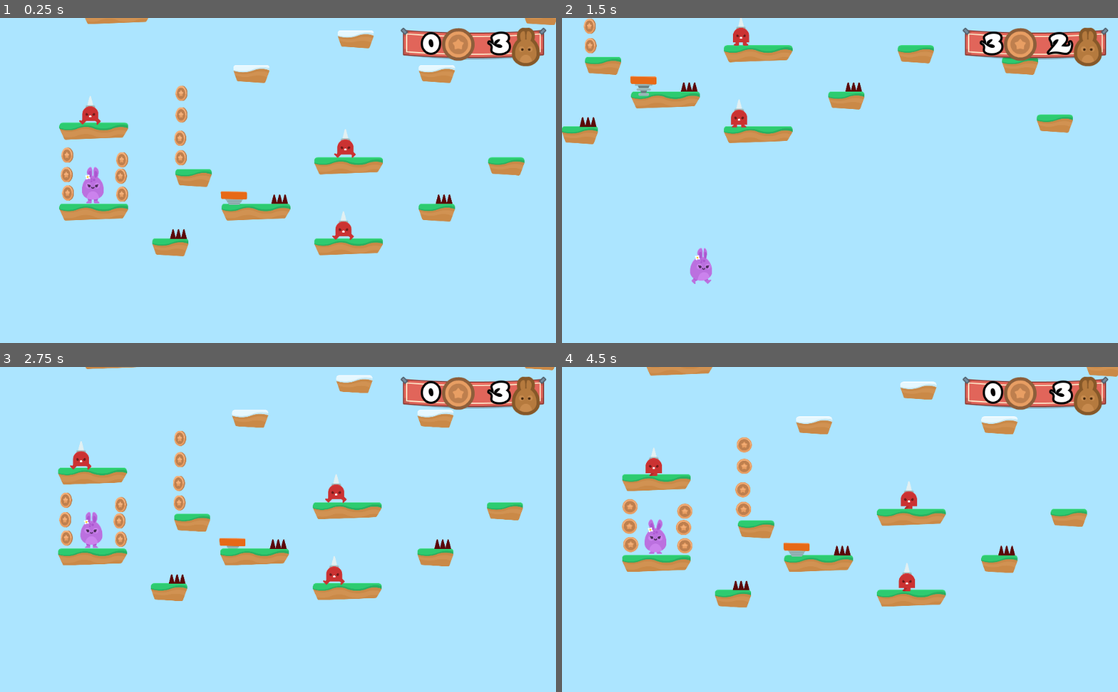
Above: before the commit, frames 1-4 (two rows, left to right).
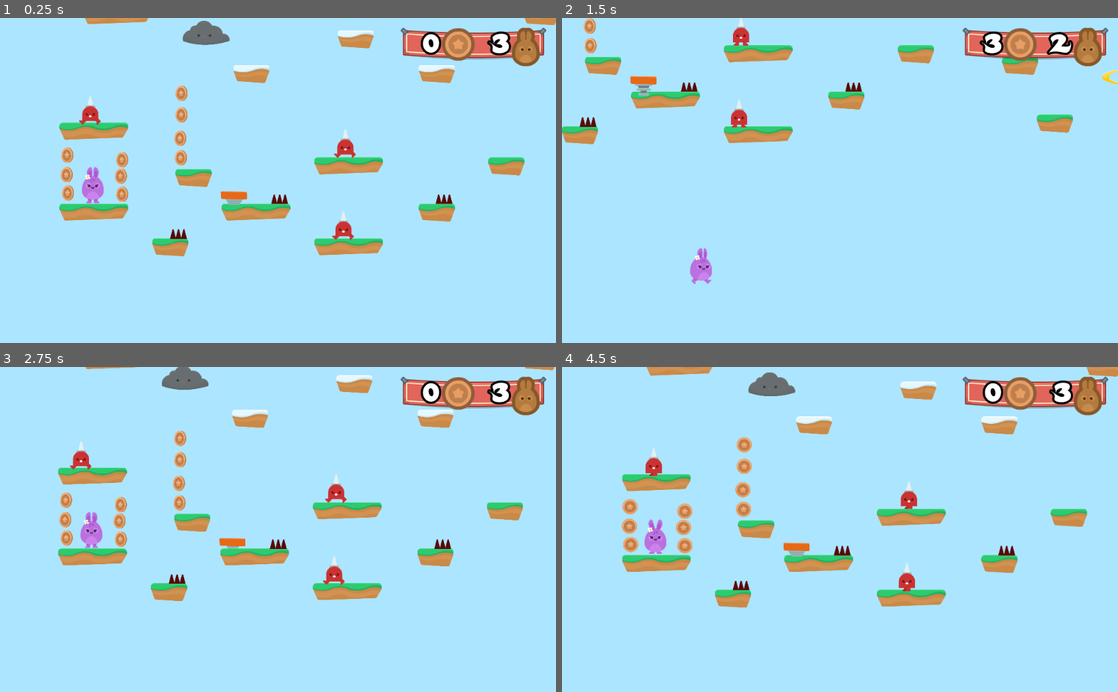
Above: after the commit, the same moments.

Repository: KoshiroKun/udemy-godot-course
Game: Godot game, scene res://Levels/Level1.tscn
Same seed, same stepped clock (60 frames per second), same inputs: the game is played once before the commit and once after it.
Inputs (mouse positions are in pixels of both pictures, inside the frame that each line leads up to):
- Up to frame 1 (0.25 s): no input
- Up to frame 2 (1.5 s): hold Right (right) from 0.53 s (still down); tap Space (jump) at 0.77 s
- Up to frame 3 (2.75 s): tap Space (jump) at 1.52 s; release Right (right) at 2 s; click (177, 575) at 2 s
- Up to frame 4 (4.5 s): hold Left (left) 2.78-3.53 s; hold Right (right) 3.53-4.25 s; tap Space (jump) at 3.77 s; click (739, 575) at 4.25 s

The runs differ from the first frame. In frame 1, 0.4% of the frame differs, in the area x 32-42%, y 0-9%; in frame 2, less than 0.1%; in frame 3, 0.4%; in frame 4, 0.4%.

Commit message:
finished Hoopy Days

Diff:
--- /dev/null
+++ b/Hoopy_Days/Items/Portal.gd
@@ -0,0 +1,4 @@
+extends Node2D
+
+func _on_Area2D_body_entered(_body):
+    get_tree().call_group("Gamestate", "win_game")
--- /dev/null
+++ b/Hoopy_Days/Items/Portal.tscn
@@ -0,0 +1,58 @@
+[gd_scene load_steps=7 format=2]
+
+[ext_resource path="res://GFX/Items/portal_yellow.png" type="Texture" id=1]
+[ext_resource path="res://GFX/Particles/portal_yellowParticle.png" type="Texture" id=2]
+[ext_resource path="res://Items/Portal.gd" type="Script" id=3]
+
+[sub_resource type="RectangleShape2D" id=1]
+extents = Vector2( 114.913, 42.0063 )
+
+[sub_resource type="Animation" id=2]
+resource_name = "PortalStretch"
+length = 2.0
+loop = true
+step = 1.0
+tracks/0/type = "value"
+tracks/0/path = NodePath(".:scale")
+tracks/0/interp = 1
+tracks/0/loop_wrap = true
+tracks/0/imported = false
+tracks/0/enabled = true
+tracks/0/keys = {
+"times": PoolRealArray( 0, 1 ),
+"transitions": PoolRealArray( 1, 1 ),
+"update": 0,
+"values": [ Vector2( 1, 1 ), Vector2( 1.25, 1 ) ]
+}
+
+[sub_resource type="ParticlesMaterial" id=3]
+emission_shape = 1
+emission_sphere_radius = 128.0
+flag_disable_z = true
+gravity = Vector3( 0, 0, 0 )
+orbit_velocity = 0.25
+orbit_velocity_random = 0.0
+
+[node name="Portal" type="Node2D"]
+script = ExtResource( 3 )
+
+[node name="Area2D" type="Area2D" parent="."]
+
+[node name="Sprite" type="Sprite" parent="Area2D"]
+texture = ExtResource( 1 )
+
+[node name="CollisionShape2D" type="CollisionShape2D" parent="Area2D"]
+visible = false
+shape = SubResource( 1 )
+
+[node name="AnimationPlayer" type="AnimationPlayer" parent="Area2D"]
+autoplay = "PortalStretch"
+anims/PortalStretch = SubResource( 2 )
+
+[node name="Particles2D" type="Particles2D" parent="Area2D"]
+amount = 24
+lifetime = 2.0
+randomness = 1.0
+process_material = SubResource( 3 )
+texture = ExtResource( 2 )
+[connection signal="body_entered" from="Area2D" to="." method="_on_Area2D_body_entered"]
--- a/Hoopy_Days/Levels/GameState.gd
+++ b/Hoopy_Days/Levels/GameState.gd
@@ -31,3 +31,6 @@
 
 func end_game():
     get_tree().change_scene("res://Levels/EndGame.tscn")
+
+func win_game():
+    get_tree().change_scene("res://Levels/Victory.tscn")
--- a/Hoopy_Days/Levels/Level1.tscn
+++ b/Hoopy_Days/Levels/Level1.tscn
@@ -9,6 +9,8 @@
 [ext_resource path="res://GUI/GUI.tscn" type="PackedScene" id=7]
 [ext_resource path="res://Items/Coin.tscn" type="PackedScene" id=8]
 [ext_resource path="res://NPCs/Spikeman.tscn" type="PackedScene" id=9]
+[ext_resource path="res://NPCs/Cloud.tscn" type="PackedScene" id=10]
+[ext_resource path="res://Items/Portal.tscn" type="PackedScene" id=11]
 
 [node name="Level1" type="Node2D"]
 script = ExtResource( 6 )
@@ -80,9 +82,15 @@
 [node name="Spikeman3" parent="NPCs" instance=ExtResource( 9 )]
 position = Vector2( 1912.17, 570.201 )
 
+[node name="Cloud" parent="NPCs" instance=ExtResource( 10 )]
+position = Vector2( 1193.27, -497.495 )
+
 [node name="BGM" type="AudioStreamPlayer" parent="."]
 stream = ExtResource( 4 )
 volume_db = -5.0
 autoplay = true
 
 [node name="GUI" parent="." instance=ExtResource( 7 )]
+
+[node name="Portal" parent="." instance=ExtResource( 11 )]
+position = Vector2( 3947.51, 367.713 )
--- /dev/null
+++ b/Hoopy_Days/Levels/Victory.tscn
@@ -0,0 +1,25 @@
+[gd_scene load_steps=2 format=2]
+
+[ext_resource path="res://Levels/EndGame.tscn" type="PackedScene" id=1]
+
+[node name="Victory" instance=ExtResource( 1 )]
+
+[node name="VBoxContainer" parent="CenterContainer" index="0"]
+margin_left = 212.0
+margin_right = 812.0
+
+[node name="Label" parent="CenterContainer/VBoxContainer" index="0"]
+margin_right = 600.0
+text = "You Win!"
+
+[node name="HBoxContainer" parent="CenterContainer/VBoxContainer" index="1"]
+margin_right = 600.0
+
+[node name="RestartButton" parent="CenterContainer/VBoxContainer/HBoxContainer" index="0"]
+margin_left = 77.0
+margin_right = 129.0
+
+[node name="Label" parent="CenterContainer/VBoxContainer/HBoxContainer" index="1"]
+margin_left = 133.0
+margin_right = 523.0
+text = "Play Again!"
--- /dev/null
+++ b/Hoopy_Days/NPCs/Cloud.gd
@@ -0,0 +1,16 @@
+extends Node2D
+
+var timeout = false
+
+func _process(_delta):
+    if $Sprite/RayCast2D.is_colliding():
+        fire()
+
+func fire():
+    if not timeout:
+        $Sprite/RayCast2D.add_child(load("res://NPCs/Lightning.tscn").instance())
+        $Sprite/Timer.start()
+        timeout = true
+
+func _on_Timer_timeout():
+    timeout = false
--- /dev/null
+++ b/Hoopy_Days/NPCs/Cloud.tscn
@@ -0,0 +1,42 @@
+[gd_scene load_steps=4 format=2]
+
+[ext_resource path="res://GFX/Enemies/cloud.png" type="Texture" id=1]
+[ext_resource path="res://NPCs/Cloud.gd" type="Script" id=2]
+
+[sub_resource type="Animation" id=1]
+resource_name = "CloudDrift"
+length = 8.0
+loop = true
+step = 1.0
+tracks/0/type = "value"
+tracks/0/path = NodePath(".:position")
+tracks/0/interp = 1
+tracks/0/loop_wrap = true
+tracks/0/imported = false
+tracks/0/enabled = true
+tracks/0/keys = {
+"times": PoolRealArray( 0, 2, 6 ),
+"transitions": PoolRealArray( 1, 1, 1 ),
+"update": 0,
+"values": [ Vector2( 0, 0 ), Vector2( -500, 0 ), Vector2( 500, 0 ) ]
+}
+
+[node name="Cloud" type="Node2D"]
+script = ExtResource( 2 )
+
+[node name="Sprite" type="Sprite" parent="."]
+self_modulate = Color( 0.458824, 0.458824, 0.458824, 1 )
+texture = ExtResource( 1 )
+
+[node name="AnimationPlayer" type="AnimationPlayer" parent="Sprite"]
+autoplay = "CloudDrift"
+anims/CloudDrift = SubResource( 1 )
+
+[node name="Timer" type="Timer" parent="Sprite"]
+one_shot = true
+
+[node name="RayCast2D" type="RayCast2D" parent="Sprite"]
+position = Vector2( 0, 60 )
+enabled = true
+cast_to = Vector2( 0, 750 )
+[connection signal="timeout" from="Sprite/Timer" to="." method="_on_Timer_timeout"]
--- /dev/null
+++ b/Hoopy_Days/NPCs/Lightning.gd
@@ -0,0 +1,21 @@
+extends Node2D
+
+const SPEED = 300
+
+func _ready():
+	set_as_toplevel(true)
+	global_position = get_parent().global_position
+
+func _process(delta):
+	position.y += SPEED * delta
+	manage_collision()
+
+func manage_collision():
+	var collider = $Area2D.get_overlapping_bodies()
+	for object in collider:
+		if object.name == "Player":
+			get_tree().call_group("Gamestate", "hurt")
+		queue_free()
+
+func _on_VisibilityNotifier2D_screen_exited():
+	queue_free()
--- /dev/null
+++ b/Hoopy_Days/NPCs/Lightning.tscn
@@ -0,0 +1,35 @@
+[gd_scene load_steps=6 format=2]
+
+[ext_resource path="res://GFX/Particles/lighting_yellow.png" type="Texture" id=1]
+[ext_resource path="res://GFX/Particles/lighting_blue.png" type="Texture" id=2]
+[ext_resource path="res://NPCs/Lightning.gd" type="Script" id=3]
+
+[sub_resource type="SpriteFrames" id=1]
+animations = [ {
+"frames": [ ExtResource( 2 ), ExtResource( 1 ) ],
+"loop": true,
+"name": "default",
+"speed": 5.0
+} ]
+
+[sub_resource type="RectangleShape2D" id=2]
+extents = Vector2( 28.2083, 57.1762 )
+
+[node name="Lightning" type="Node2D"]
+script = ExtResource( 3 )
+
+[node name="Area2D" type="Area2D" parent="."]
+collision_layer = 4
+collision_mask = 3
+
+[node name="AnimatedSprite" type="AnimatedSprite" parent="Area2D"]
+frames = SubResource( 1 )
+frame = 1
+playing = true
+
+[node name="CollisionShape2D" type="CollisionShape2D" parent="Area2D"]
+visible = false
+shape = SubResource( 2 )
+
+[node name="VisibilityNotifier2D" type="VisibilityNotifier2D" parent="Area2D"]
+[connection signal="screen_exited" from="Area2D/VisibilityNotifier2D" to="." method="_on_VisibilityNotifier2D_screen_exited"]
Not shown: 1 places in Hoopy_Days/Levels/Level1.tscn that only renumber resources
